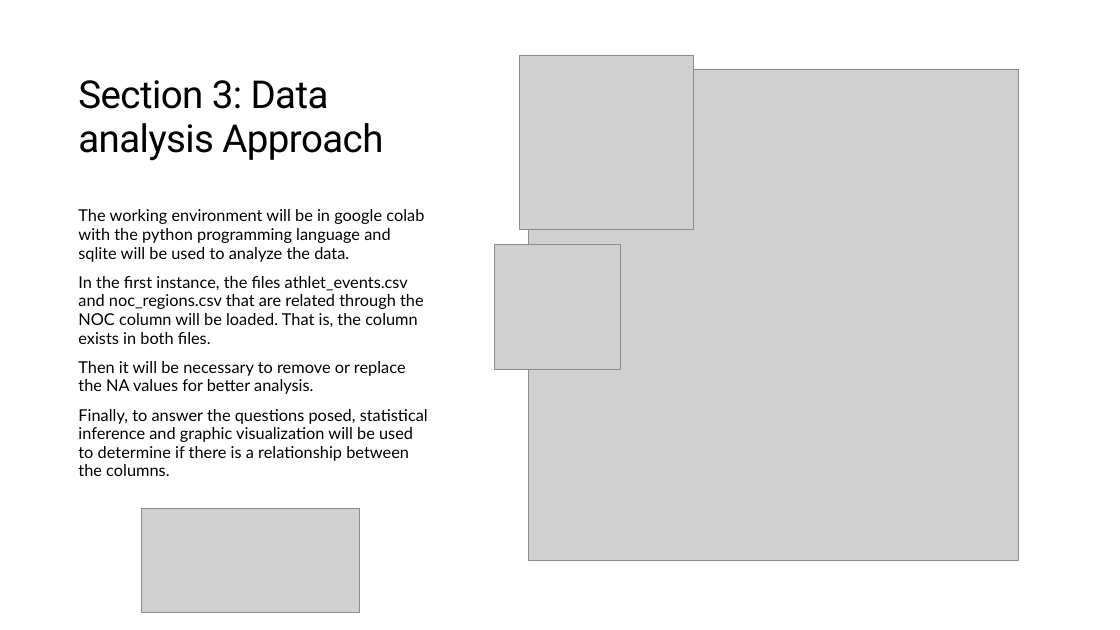
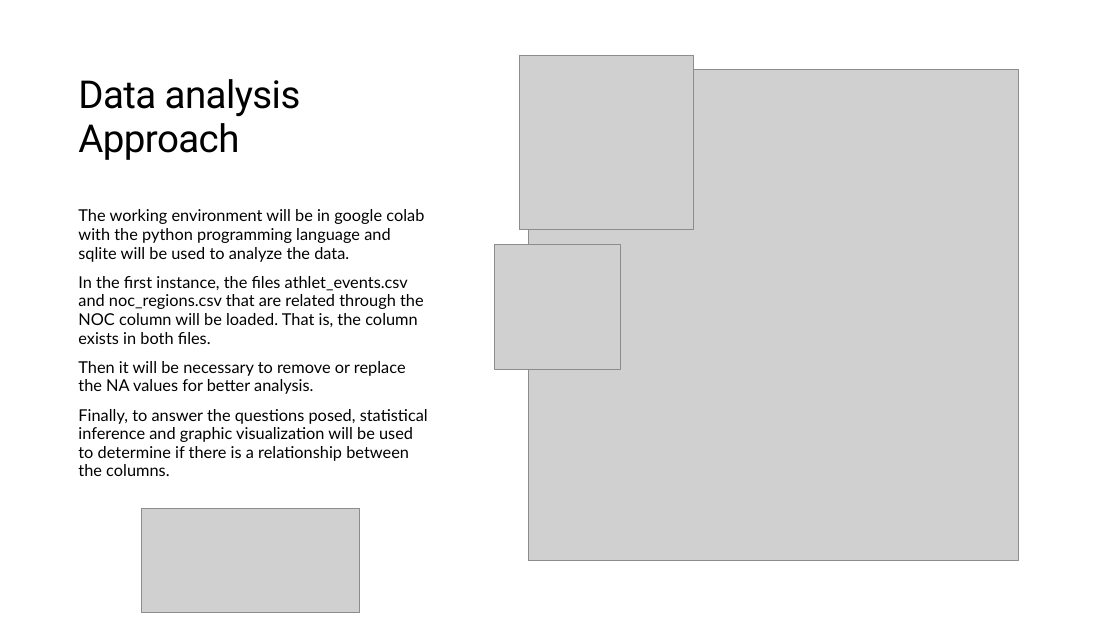
Before and after one commit to Emermv/sql-for-data-science, a slide deck: slide 12 of Project Proposal Template.pptx (slide 5 before the commit). Drawn at 1120x630 pixels with LibreOffice and Linux fonts; fonts in the diff are those of the drawing; grey boxes stand for pictures. Boxes give left, top, right and bottom in pixels: in the first picture for what was removed or moved away, otherwise in the second. Text is boxed around its words. In the diff, an @@ line names an element or a change of style, - is before the commit and + after.

```diff
--- a/Project Proposal Template.pptx
+++ b/Project Proposal Template.pptx
@@ title at (x1=78, y1=79, x2=301, y2=160): text changed @@
-Section 3: Data analysis Approach
+Data analysis Approach
```
Also in this commit, not shown: 2 other slides changed, 7 slides added, 17 other files.
